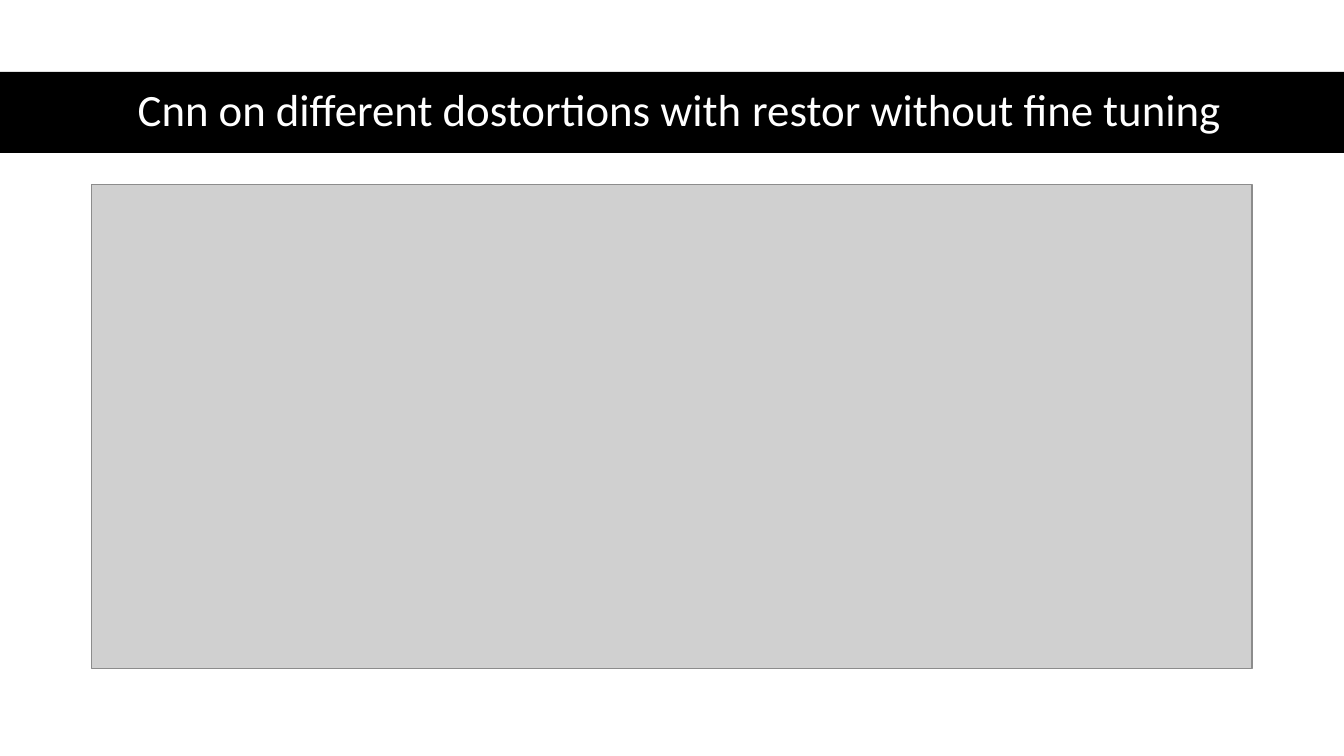
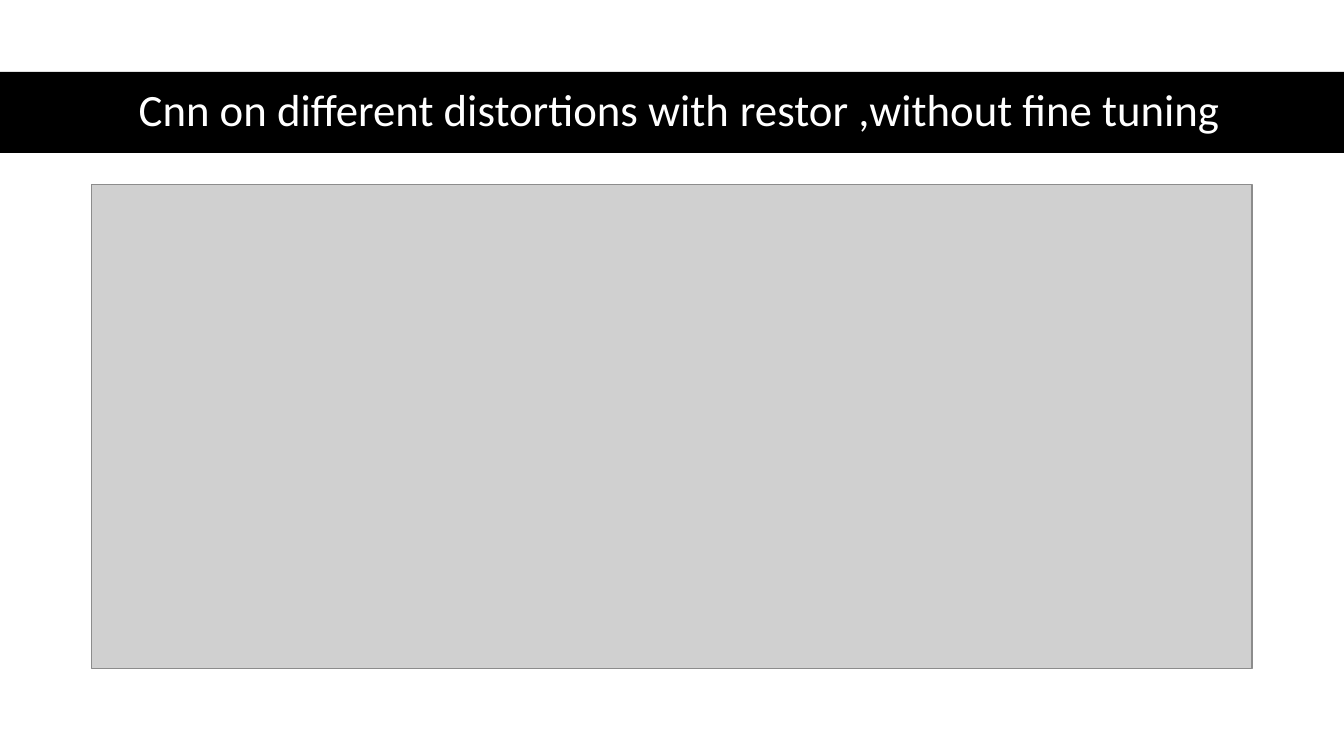
Before and after one commit to michaelkhadarkevich/Digital-Image-Processing, a slide deck: slide 15 of Brain_MRI_Project_Presentation_Improved_v2.pptx (slide 16 before the commit). Drawn at 1344x756 pixels with LibreOffice and Linux fonts; fonts in the diff are those of the drawing; grey boxes stand for pictures. Boxes give left, top, right and bottom in pixels: in the first picture for what was removed or moved away, otherwise in the second. Text is boxed around its words. In the diff, an @@ line names an element or a change of style, - is before the commit and + after.

```diff
--- a/Brain_MRI_Project_Presentation_Improved_v2.pptx
+++ b/Brain_MRI_Project_Presentation_Improved_v2.pptx
@@ title at (139, 95, 1219, 134): text changed @@
-Cnn on different dostortions with restor without fine tuning
+Cnn on different distortions with restor ,without fine tuning
```
Also in this commit, not shown: 6 other slides changed, 1 slide removed, 2 other files.
